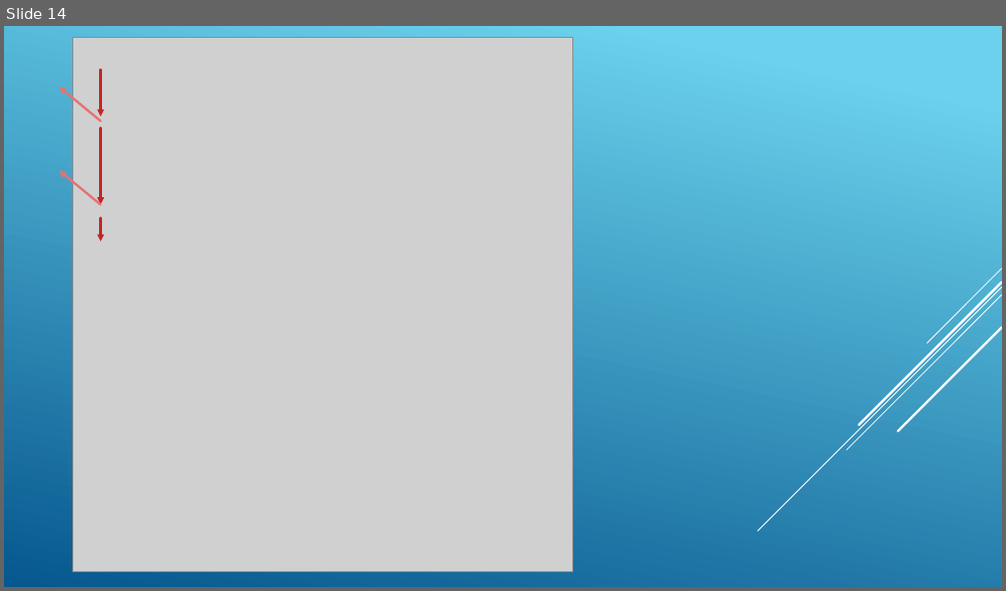
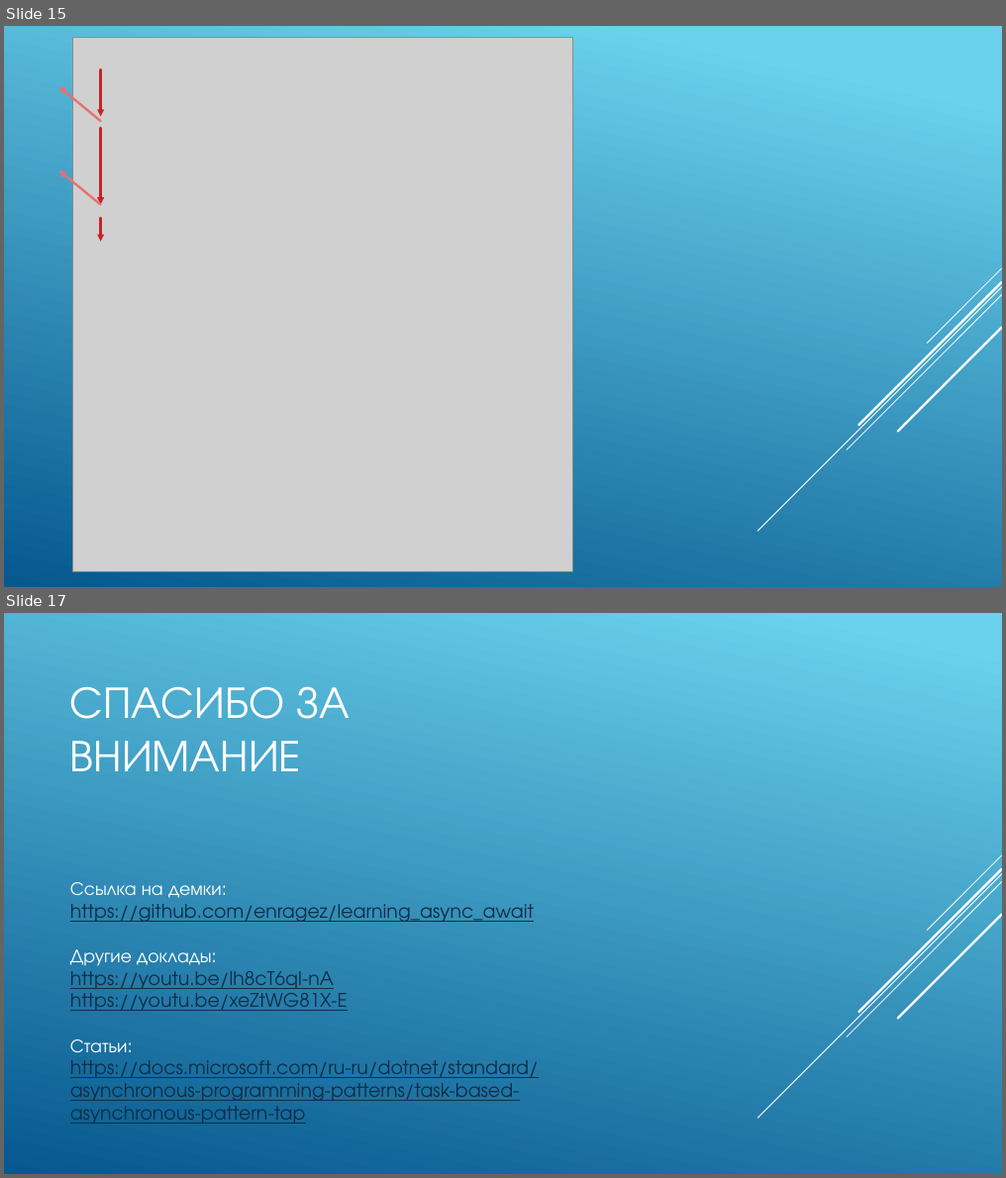
Before and after one commit to enragez/learning_async_await, a slide deck: presentation.pptx. Shown one above the other, each under a label of ours: slide 14 before the commit, slides 15 and 17 after it; the slides between them are not shown. The pictures are 1006x591 and 1006x1178 pixels, drawn with LibreOffice and Linux fonts; fonts in the diff are those of the drawing; grey boxes stand for pictures. Boxes give left, top, right and bottom in pixels: in the first picture for what was removed or moved away, otherwise in the second. Text is boxed around its words. In the diff, an @@ line names an element or a change of style, - is before the commit and + after.

```diff
--- a/presentation.pptx
+++ b/presentation.pptx
@@ slide 17 added at <box>4,613,1002,1174</box>, background gradient #6ED2EB to #06588E; not listed: 5 template elements that a slide beside it also shows @@
@@ title added at <box>70,686,350,771</box>, 43.2 pt, text #FFFFFF @@
+СПАСИБО ЗА ВНИМАНИЕ
@@ text added at <box>70,882,539,1124</box>, 18 pt, text #0D2E46, underline @@
+Ссылка на демки: https://github.com/enragez/learning_async_await
+Другие доклады:
+https://youtu.be/lh8cT6qI-nA
+https://youtu.be/xeZtWG81X-E
+Статьи:
+https://docs.microsoft.com/ru-ru/dotnet/standard/asynchronous-programming-patterns/task-based-asynchronous-pattern-tap
@@ what was slide 14 is now slide 15 @@
```
Also in this commit, not shown: 1 slide changed, 1 other slide added.
